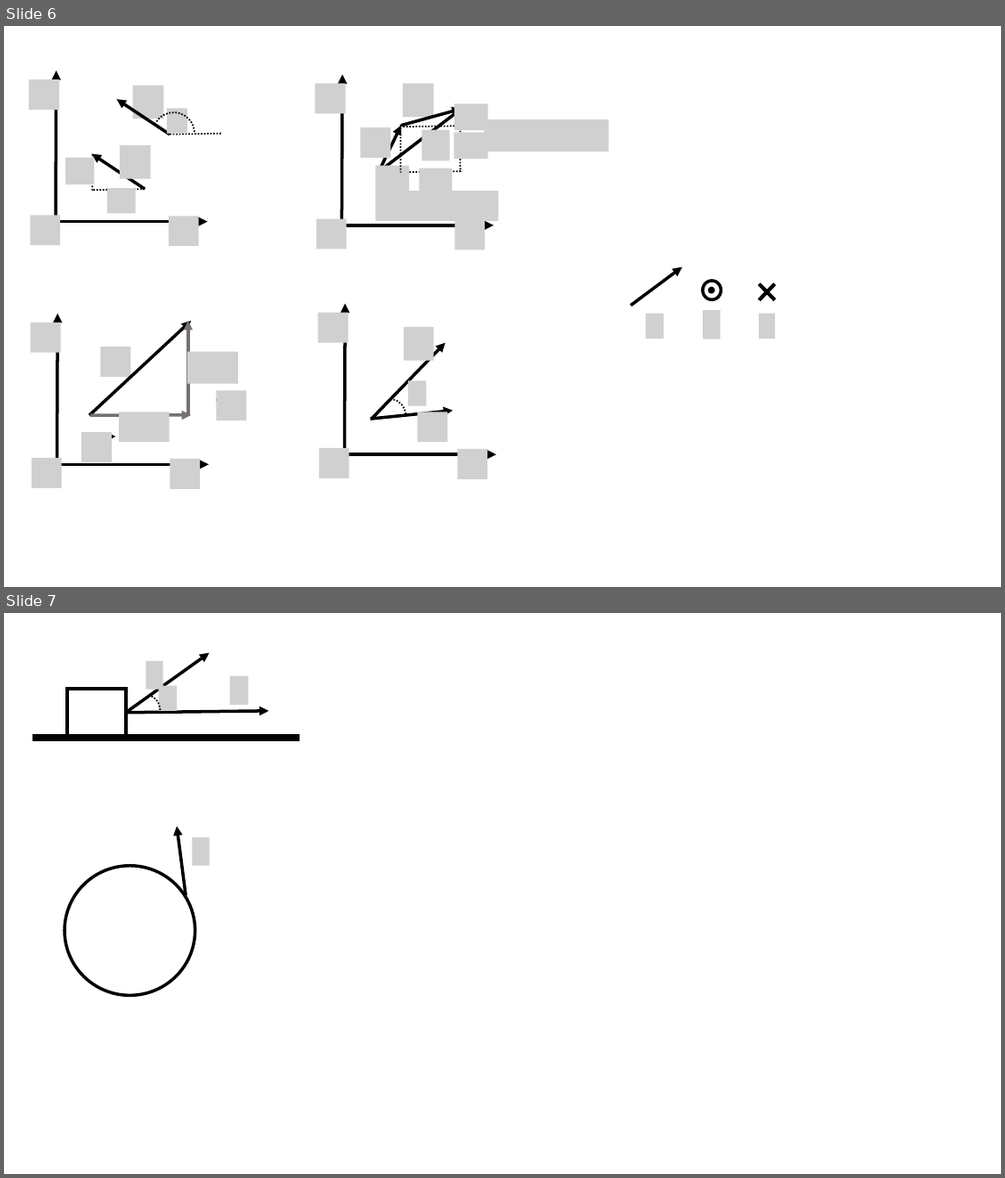
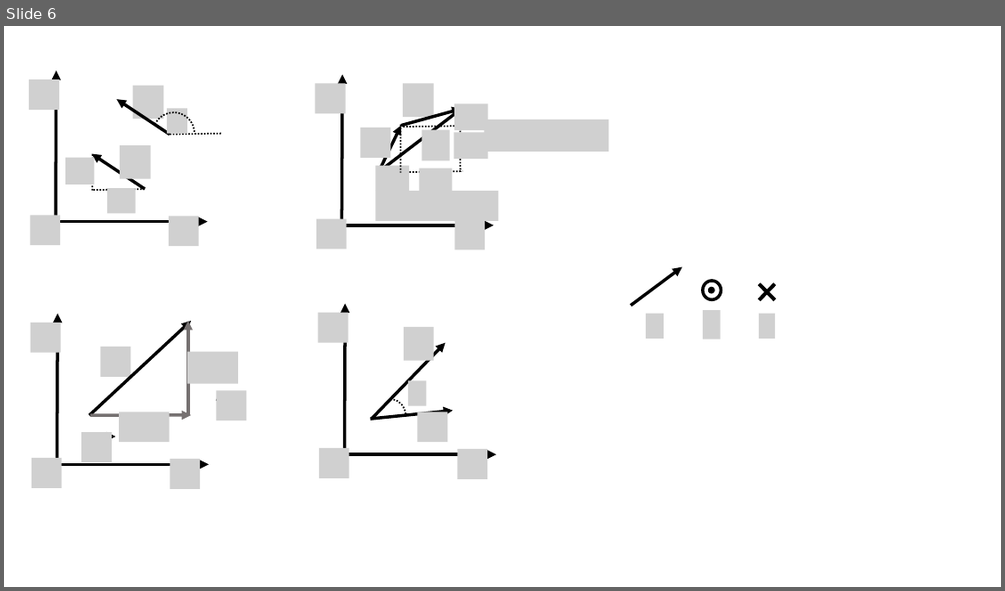
Before and after one commit to OSTP/PhysicsArtofModelling, a slide deck: tex/figures/Figures.pptx. Shown one above the other, each under a label of ours: slides 6 and 7 before the commit, slide 6 after it. The pictures are 1005x1178 and 1005x591 pixels, drawn with LibreOffice and Linux fonts; fonts in the diff are those of the drawing; grey boxes stand for pictures. Boxes give left, top, right and bottom in pixels: in the first picture for what was removed or moved away, otherwise in the second. Text is boxed around its words. In the diff, an @@ line names an element or a change of style, - is before the commit and + after.

```diff
--- a/tex/figures/Figures.pptx
+++ b/tex/figures/Figures.pptx
@@ slide 7 removed at [4,613,1001,1174], background #FFFFFF @@
@@ group removed at [34,653,299,739]: 3 pictures, 2 rectangles, 2 arrows, 1 arc (boxed as its full ellipse) @@
@@ arrow removed from (186, 895) to (177, 826) @@
@@ picture removed at [193,837,210,866] @@
@@ ellipse removed at [65,866,195,995] @@
```
Also in this commit, not shown: 1 slide added, 3 other files.
